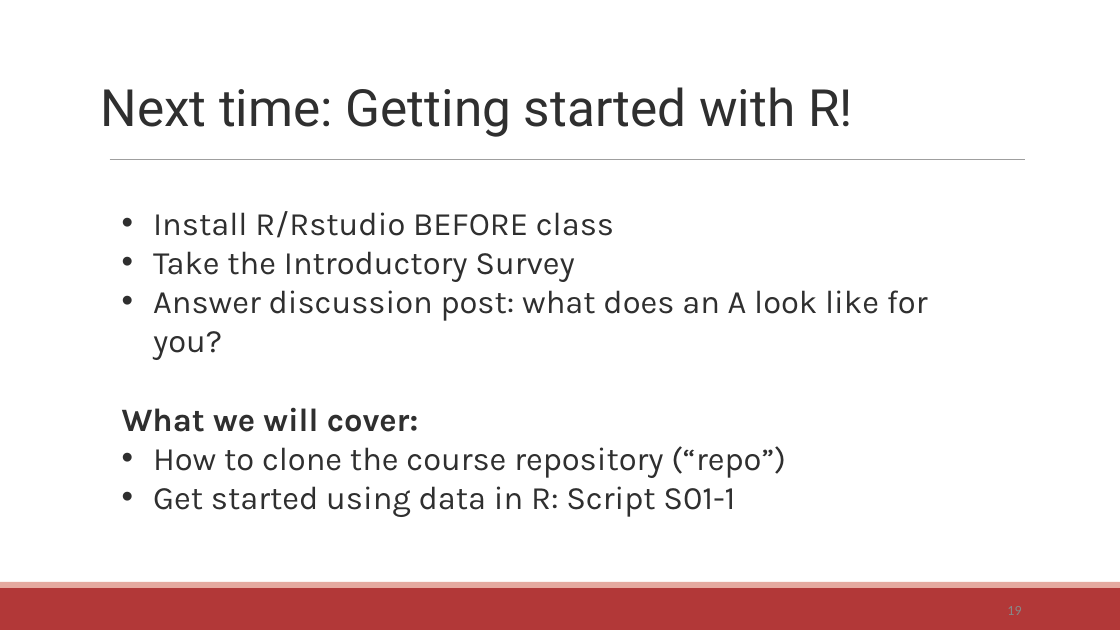
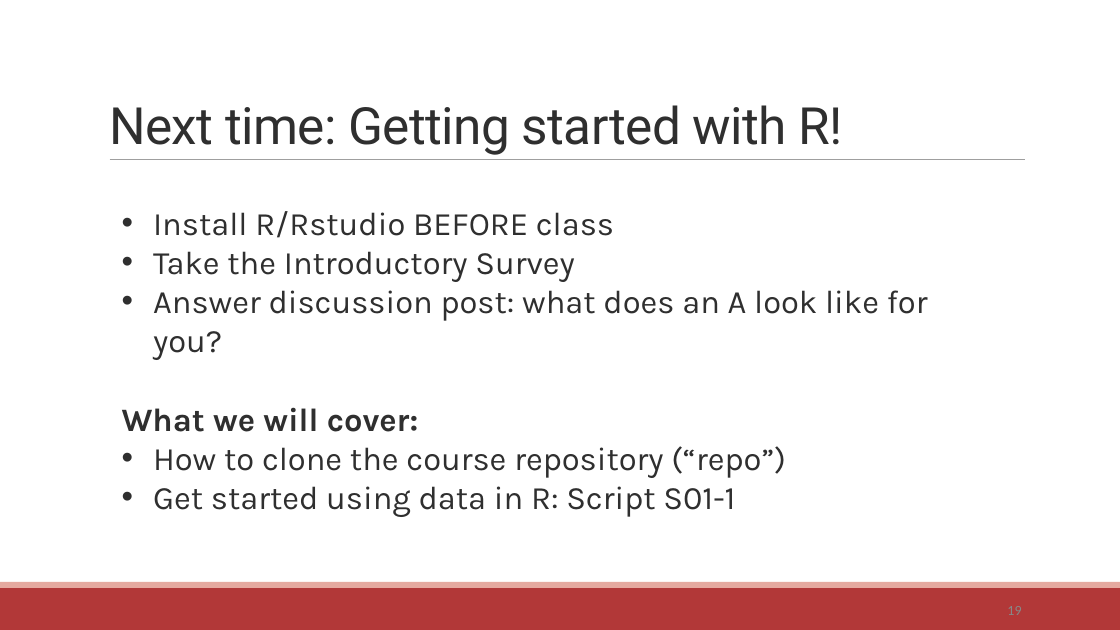
Before and after one commit to communitymaplab/geog4300_datascience, a slide deck: slide 19 of in_class_slides/geog4300_L02-Data science and coding.pptx. Drawn at 1120x630 pixels with LibreOffice and Linux fonts; fonts in the diff are those of the drawing. Boxes give left, top, right and bottom in pixels: in the first picture for what was removed or moved away, otherwise in the second. Text is boxed around its words. In the diff, an @@ line names an element or a change of style, - is before the commit and + after.

```diff
--- a/in_class_slides/geog4300_L02-Data science and coding.pptx
+++ b/in_class_slides/geog4300_L02-Data science and coding.pptx
@@ title "Next time: Getting started with ..." moved from (x1=100, y1=87, x2=853, y2=137) to (x1=109, y1=105, x2=843, y2=155) @@
@@ title "Next time: Getting started with ..." at (x1=109, y1=105, x2=843, y2=155): letter spacing 0 to -0.5 pt; line spacing 1 to 0.85; vertical alignment top to bottom @@
```
Also in this commit, not shown: 14 other slides changed, 1 other file.
